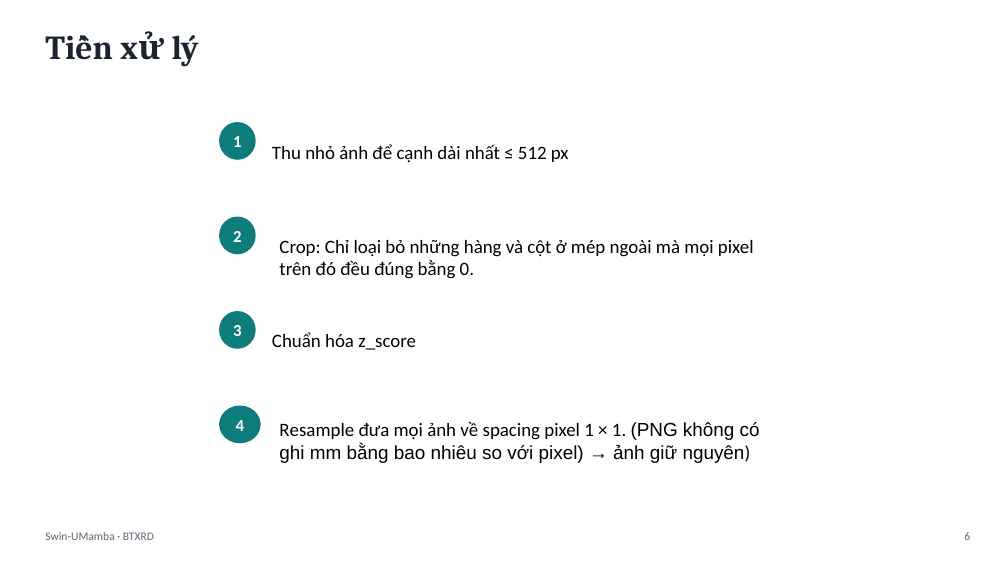
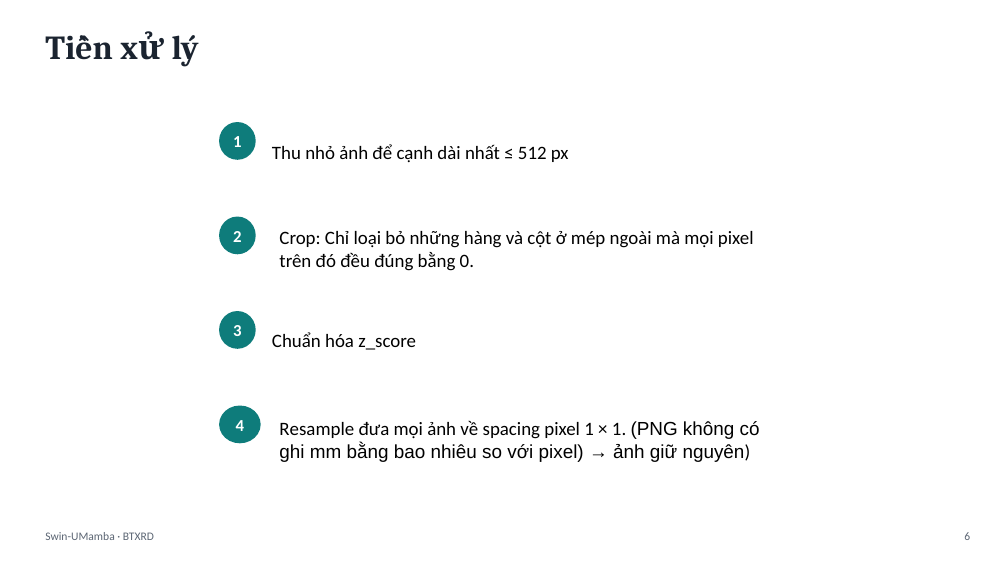
Before and after one commit to 67htb5vn/Swin-UMamba, a slide deck: slide 9 of slide_sua.pptx (slide 8 before the commit). Drawn at 1008x567 pixels with LibreOffice and Linux fonts; fonts in the diff are those of the drawing. Boxes give left, top, right and bottom in pixels: in the first picture for what was removed or moved away, otherwise in the second. Text is boxed around its words. In the diff, an @@ line names an element or a change of style, - is before the commit and + after.

```diff
--- a/slide_sua.pptx
+++ b/slide_sua.pptx
@@ text "Crop: Chỉ loại bỏ những ...": place and size @@
-text "Crop: Chỉ loại bỏ những ..." at (279, 240, 754, 279)
+text "Crop: Chỉ loại bỏ những ..." at (279, 231, 754, 271)
```
Also in this commit, not shown: 5 other slides changed, 1 slide added, 2 other files.
